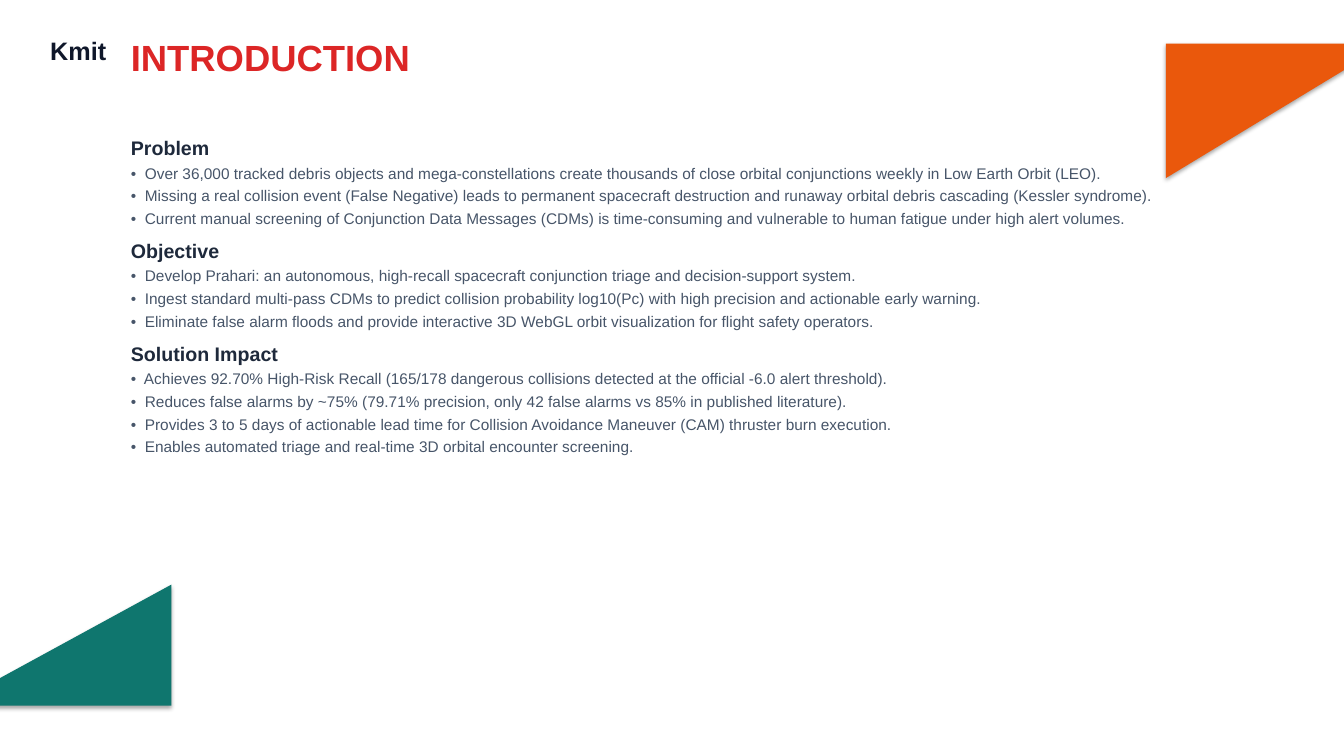
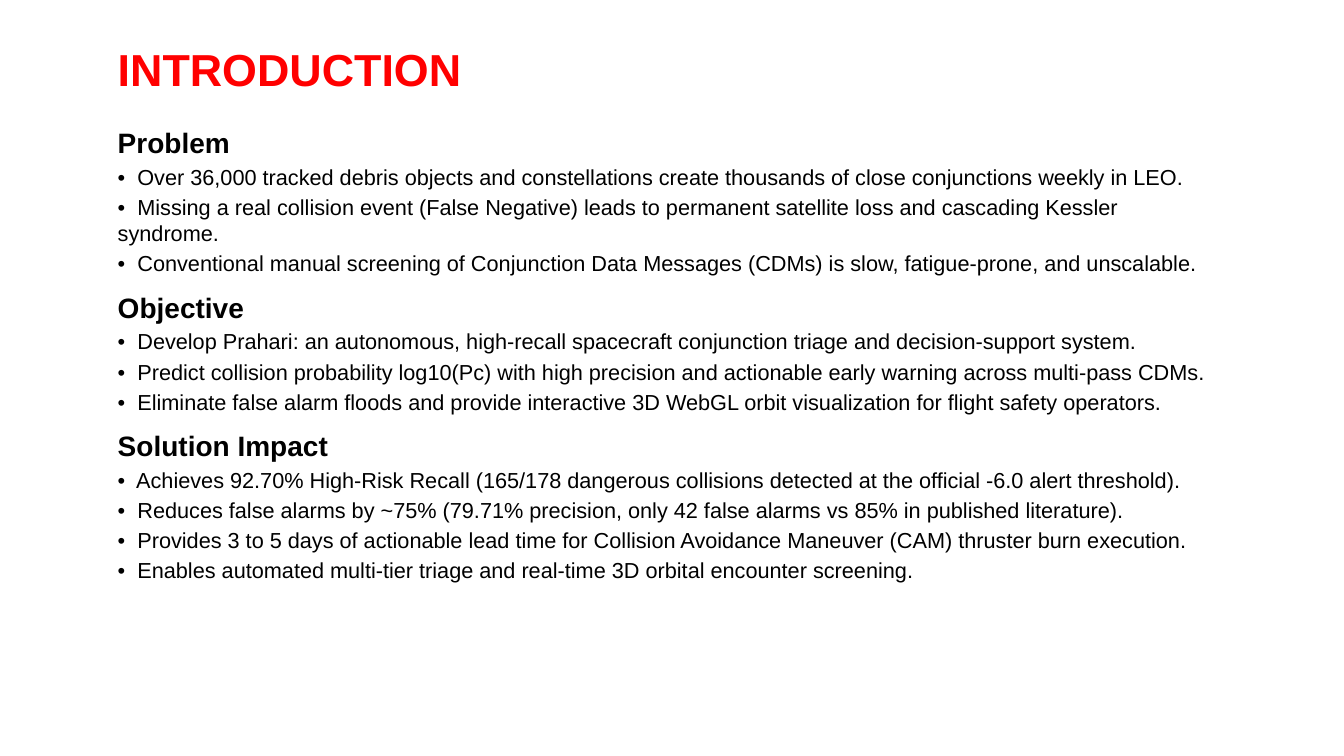
Before and after one commit to akshaybharadwaj45/prahari, a slide deck: slide 3 of docs/Prahari_Presentation.pptx. Drawn at 1344x756 pixels with LibreOffice and Linux fonts; fonts in the diff are those of the drawing; background and template pictures are left out. Boxes give left, top, right and bottom in pixels: in the first picture for what was removed or moved away, otherwise in the second. Text is boxed around its words. In the diff, an @@ line names an element or a change of style, - is before the commit and + after.

Commit message:
feat(presentation): add institutional 13-slide presentation deck with native template assets and system diagrams

```diff
--- a/docs/Prahari_Presentation.pptx
+++ b/docs/Prahari_Presentation.pptx
@@ text removed at bbox=[50, 41, 106, 61] @@
-Kmit
@@ text "INTRODUCTION": place and size @@
-text "INTRODUCTION" at bbox=[131, 45, 410, 72]
+text "INTRODUCTION" at bbox=[118, 54, 461, 87]
@@ text "INTRODUCTION" at bbox=[118, 54, 461, 87]: size 26 to 32 pt, text colour #DC2626 to #FF0000 @@
@@ right triangle removed at bbox=[1166, 44, 1344, 178] @@
@@ text "Problem": place and size @@
-text "Problem" at bbox=[131, 140, 1151, 455]
+text "Problem" at bbox=[118, 132, 1204, 583]
@@ text at bbox=[118, 132, 1186, 553]: size 14 to 20 pt, text colour #1E293B to #000000 in "Problem", "Objective", "Solution Impact"; size 11 to 15.5 pt, text colour #475569 to #000000 in "• Develop Prahari: an autonomous, high-recall spacecraft ...", "• Eliminate false alarm floods and provide ...", "• Achieves 92.70% High-Risk Recall (165/178 dangerous ...", "• Reduces false alarms by ~75% (79.71% ..." and 1 more places; more space between paragraphs @@
@@ text at bbox=[118, 169, 1196, 276]: text changed; size 11 to 15.5 pt; text colour #475569 to #000000 @@
-• Over 36,000 tracked debris objects and mega-constellations create thousands of close orbital conjunctions weekly in Low Earth Orbit (LEO).
-• Missing a real collision event (False Negative) leads to permanent spacecraft destruction and runaway orbital debris cascading (Kessler syndrome).
-• Current manual screening of Conjunction Data Messages (CDMs) is time-consuming and vulnerable to human fatigue under high alert volumes.
+• Over 36,000 tracked debris objects and constellations create thousands of close conjunctions weekly in LEO.
+• Missing a real collision event (False Negative) leads to permanent satellite loss and cascading Kessler syndrome.
+• Conventional manual screening of Conjunction Data Messages (CDMs) is slow, fatigue-prone, and unscalable.
@@ text at bbox=[137, 364, 1204, 384]: text changed; size 11 to 15.5 pt; text colour #475569 to #000000 @@
-• Ingest standard multi-pass CDMs to predict collision probability log10(Pc) with high precision and actionable early warning.
+• Predict collision probability log10(Pc) with high precision and actionable early warning across multi-pass CDMs.
@@ text at bbox=[137, 562, 913, 583]: text changed; size 11 to 15.5 pt; text colour #475569 to #000000 @@
-• Enables automated triage and real-time 3D orbital encounter screening.
+• Enables automated multi-tier triage and real-time 3D orbital encounter screening.
@@ right triangle removed at bbox=[0, 585, 171, 706] @@
```
Also in this commit, not shown: 7 other slides changed, 5 slides added, 5 slides removed, 37 other files.
